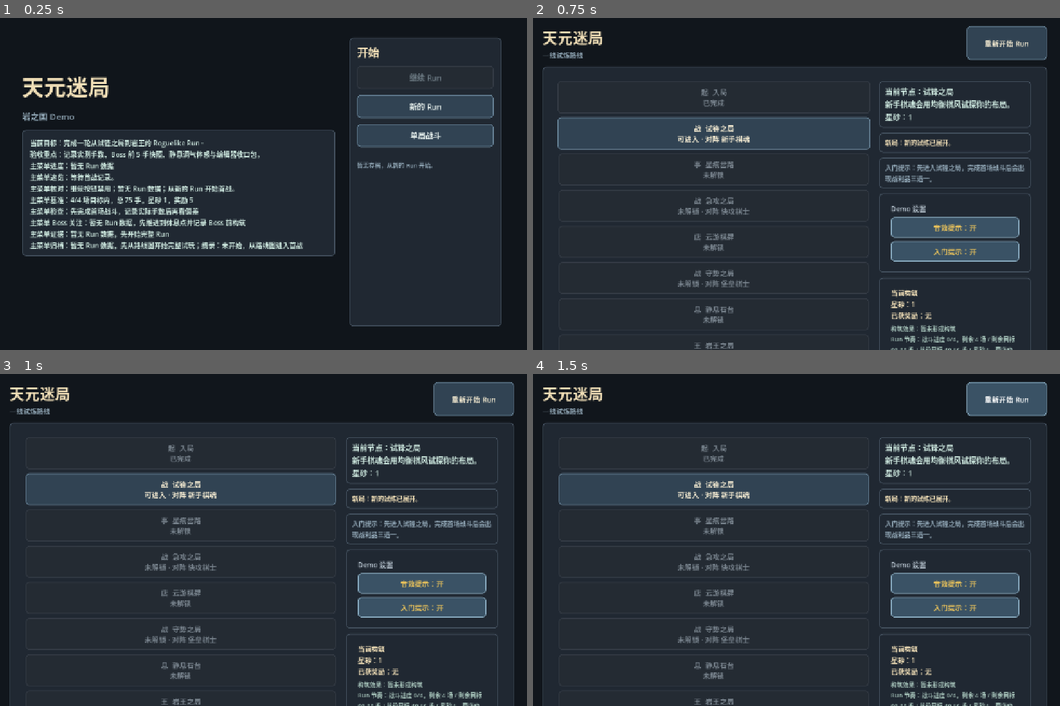
Above: before the commit, frames 1-4 (two rows, left to right).
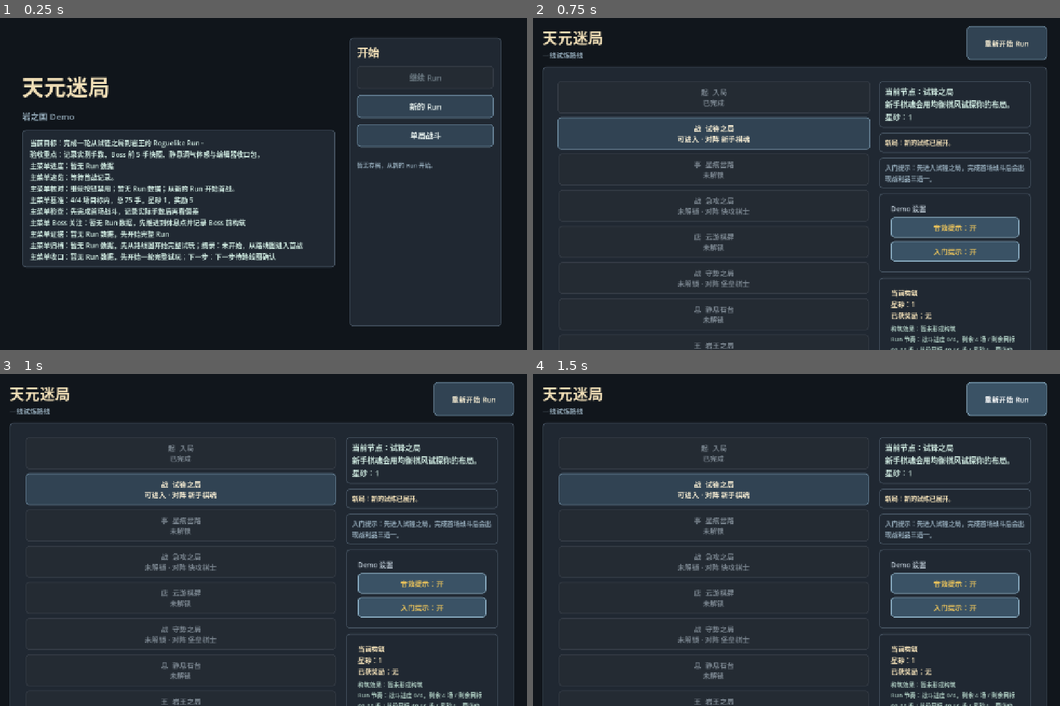
Above: after the commit, the same moments.

Repository: eason522/game
Game: Godot game, scene res://scenes/ui/MainMenu.tscn
The game is run twice, just before and just after one commit, with the same random seed, the same clock (stepped at 60 frames per second) and the same inputs.
Inputs:
- Up to frame 1 (0.25 s): no input
- Up to frame 2 (0.75 s): click "新的 Run" at 0.5 s
- Up to frame 3 (1 s): no input
- Up to frame 4 (1.5 s): click "重新开始 Run" at 1.25 s

The runs differ from the first frame. In frame 1, 1.0% of the frame differs, in the area x 4-64%, y 70-76%; in frame 2, nothing differs; in frame 3, nothing differs; in frame 4, nothing differs.

Commit message:
推进主菜单收口提示
本轮补充主菜单收口行，复用实机收口与编辑器收口包下一步动作，让继续 Run 前即可判断补样本、补 Boss 体感、Boss-only 复核或保持当前数值。同步 main menu 冒烟测试、README 与 DEVELOPMENT_PLAN.md。

Diff:
--- a/scripts/ui/MainMenu.gd
+++ b/scripts/ui/MainMenu.gd
@@ -160,7 +160,7 @@
 		var snapshot_lines: Array = playtest_simulator.get_live_playtest_snapshot_lines(resume_state)
 		continue_button.text = _resume_button_text(resume_state)
 		status_label.text = "检测到可继续的 Run。\n%s" % _first_line(next_action_lines)
-		summary_label.text = "%s\n主菜单进度：%s\n主菜单速览：%s\n%s\n%s\n%s\n%s\n%s\n%s" % [
+		summary_label.text = "%s\n主菜单进度：%s\n主菜单速览：%s\n%s\n%s\n%s\n%s\n%s\n%s\n%s" % [
 			_base_summary_text(),
 			_first_line(snapshot_lines).trim_prefix("实机快照："),
 			" / ".join(closeout_lines),
@@ -170,17 +170,19 @@
 			_get_main_menu_boss_focus_line(resume_state),
 			_get_main_menu_evidence_line(resume_state),
 			_get_main_menu_archive_excerpt_line(resume_state),
+			_get_main_menu_closeout_line(resume_state),
 		]
 	else:
 		continue_button.text = "继续 Run"
 		status_label.text = "暂无存档，从新的 Run 开始。"
-		summary_label.text = "%s\n主菜单进度：暂无 Run 数据\n主菜单速览：等待首战记录。\n主菜单核对：继续按钮禁用；暂无 Run 数据；从新的 Run 开始首战。\n%s\n%s\n%s\n%s\n%s" % [
+		summary_label.text = "%s\n主菜单进度：暂无 Run 数据\n主菜单速览：等待首战记录。\n主菜单核对：继续按钮禁用；暂无 Run 数据；从新的 Run 开始首战。\n%s\n%s\n%s\n%s\n%s\n%s" % [
 			_base_summary_text(),
 			_get_main_menu_baseline_line(),
 			_get_main_menu_playtest_check_line(null),
 			_get_main_menu_boss_focus_line(null),
 			_get_main_menu_evidence_line(null),
 			_get_main_menu_archive_excerpt_line(null),
+			_get_main_menu_closeout_line(null),
 		]
 
 
@@ -263,6 +265,20 @@
 	]
 
 
+func _get_main_menu_closeout_line(run_state) -> String:
+	var live_closeout_lines: Array = playtest_simulator.get_live_run_closeout_lines(run_state)
+	var editor_packet_lines: Array = playtest_simulator.get_editor_closeout_packet_lines(run_state)
+	var next_action := "下一步待路线图确认"
+
+	if editor_packet_lines.size() > 1:
+		next_action = String(editor_packet_lines[1]).trim_prefix("编辑器收口包：下一步：")
+
+	return "主菜单收口：%s；下一步：%s" % [
+		_first_line(live_closeout_lines).trim_prefix("实机收口："),
+		next_action,
+	]
+
+
 func _resume_button_text(run_state) -> String:
 	if run_state == null:
 		return "继续 Run"
--- a/tests/main_menu_smoke.gd
+++ b/tests/main_menu_smoke.gd
@@ -70,6 +70,9 @@
 	if scene.summary_label == null or not scene.summary_label.text.contains("主菜单归档") or not scene.summary_label.text.contains("暂无 Run 数据"):
 		failures.append("main menu: expected no-save archive and excerpt line")
 
+	if scene.summary_label == null or not scene.summary_label.text.contains("主菜单收口") or not scene.summary_label.text.contains("暂无 Run 数据"):
+		failures.append("main menu: expected no-save closeout line")
+
 	var run_state := RunStateScript.new(MapGeneratorScript.new().generate_linear_route())
 	RunSaveScript.save_state(run_state)
 	scene._refresh_continue_state()
@@ -108,6 +111,9 @@
 
 	if scene.summary_label == null or not scene.summary_label.text.contains("主菜单归档") or not scene.summary_label.text.contains("等待首战记录"):
 		failures.append("main menu: expected saved-run archive line to wait for the first battle")
+
+	if scene.summary_label == null or not scene.summary_label.text.contains("主菜单收口") or not scene.summary_label.text.contains("样本未齐 0/4"):
+		failures.append("main menu: expected saved-run closeout line to keep the sample open")
 
 	run_state.resolve_current_node(true, [{
 		"id": "smoke_reward",
@@ -137,6 +143,9 @@
 
 	if scene.summary_label == null or not scene.summary_label.text.contains("主菜单归档") or not scene.summary_label.text.contains("样本 1/4 未齐"):
 		failures.append("main menu: expected archive line to keep partial saved runs open")
+
+	if scene.summary_label == null or not scene.summary_label.text.contains("主菜单收口") or not scene.summary_label.text.contains("继续完整 Run"):
+		failures.append("main menu: expected closeout line to point partial saved runs back into the full run")
 
 	run_state.pending_rewards.clear()
 	run_state.pending_reward_node_index = -1
@@ -201,6 +210,9 @@
 	if scene.summary_label == null or not scene.summary_label.text.contains("摘录：Demo 验收通过"):
 		failures.append("main menu: expected accepted run recap excerpt on the menu")
 
+	if scene.summary_label == null or not scene.summary_label.text.contains("主菜单收口") or not scene.summary_label.text.contains("保持当前数值"):
+		failures.append("main menu: expected accepted run closeout result on the menu")
+
 	scene.queue_free()
 	RunSaveScript.delete_save()
 
Not shown, changed: DEVELOPMENT_PLAN.md
Not shown, changed: README.md
